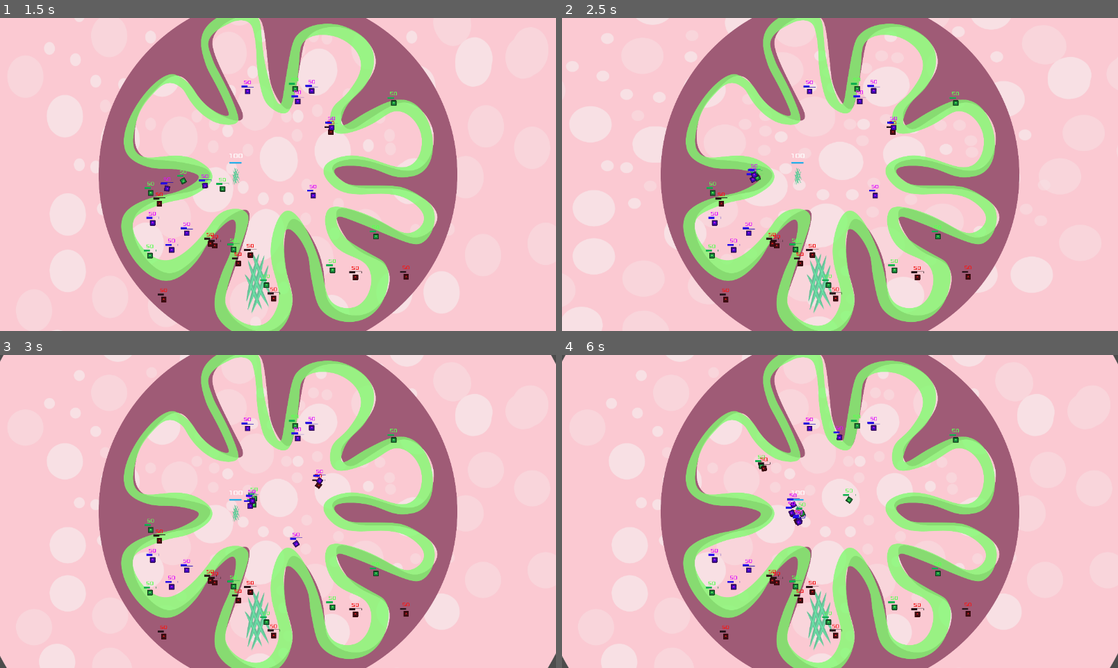
Above: before the commit, frames 1-4 (two rows, left to right).
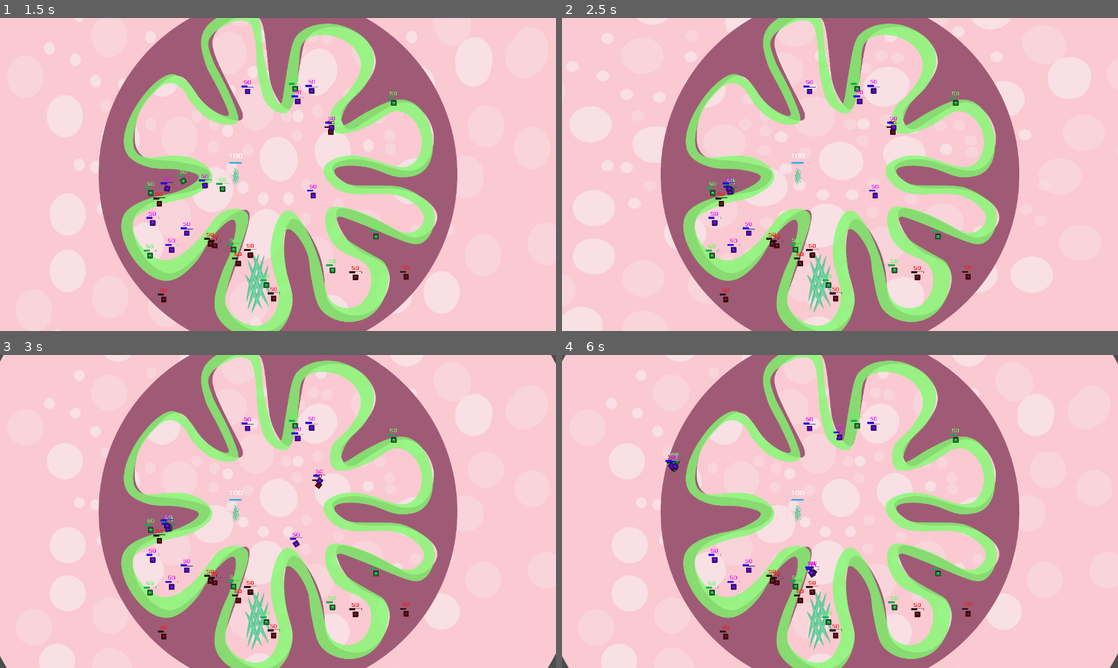
Above: after the commit, the same moments.

Repository: mihaelagrigore/Gutstuck
Game: Godot game, scene res://Sources/Levels/Level_1.tscn
Two runs of this game, one before a commit and one after it. Both use one fixed random seed, a clock stepped at 60 frames per second and the inputs below. The engine's default icon, where the game draws it, is replaced by a stand-in: a white triangle on a blue panel in a dark square.
Inputs (mouse positions are in pixels of both pictures, inside the frame that each line leads up to):
- Up to frame 1 (1.5 s): move the mouse to (400, 158) at 0.52 s; press the mouse at (400, 158) at 0.53 s; right-click (400, 158) at 0.8 s; move the mouse to (166, 190) at 1.27 s; release the mouse at (166, 190) at 1.28 s; right-click (166, 190) at 1.35 s
- Up to frame 2 (2.5 s): click (728, 190) at 1.55 s; move the mouse to (895, 105) at 2.02 s; press the mouse at (895, 105) at 2.03 s; right-click (895, 105) at 2.3 s
- Up to frame 3 (3 s): move the mouse to (250, 574) at 2.77 s; release the mouse at (250, 574) at 2.78 s; right-click (250, 574) at 2.85 s
- Up to frame 4 (6 s): click (812, 574) at 3.05 s; move the mouse to (1006, 558) at 3.52 s; press the mouse at (1006, 558) at 3.53 s; right-click (1006, 558) at 3.8 s; move the mouse to (673, 464) at 4.27 s; release the mouse at (673, 464) at 4.28 s; right-click (673, 464) at 4.35 s; click (673, 464) at 4.55 s; move the mouse to (867, 511) at 5.02 s; press the mouse at (867, 511) at 5.03 s; right-click (867, 511) at 5.3 s; move the mouse to (756, 433) at 5.77 s; release the mouse at (756, 433) at 5.78 s; right-click (756, 433) at 5.85 s

Frame 1 is identical in both runs. In frame 2, 0.2% of the frame differs, in the area x 28-37%, y 46-57%; in frame 3, 0.2%; in frame 4, 0.5%, in the area x 18-53%, y 31-72%.

Commit message:
unselect bacteria by left click.

Diff:
--- a/Gutstuck_Project/Sources/Bacteria/Bacteria.gd
+++ b/Gutstuck_Project/Sources/Bacteria/Bacteria.gd
@@ -103,6 +103,15 @@
 	#and start eating again
 	$SaturationTimer.start()
 
+func prematurely_finish_eating():
+	print("[Bacteria] abandoning food...")
+	$MealTimer.stop()
+	#it feels natural to have some inertia when we are full
+	#when the SaturationTimer is off, I can start loosing energy
+	#and start eating again
+	$EnergyLossTimer.start()
+
+
 func update_energy_bar(value: int):
 	Energy_Level_Bar.value=value
 
@@ -124,8 +133,8 @@
 		if colliding_nutrients.count(body):
 			print('[Bacteria] removing nutrient')
 			colliding_nutrients.erase(body)
-		if colliding_nutrients.empty():
-			state = STATE_CHILL #no longer under attack
+		if (state!=STATE_FULL) && colliding_nutrients.empty():
+			prematurely_finish_eating()
 
 func _on_MealTimer_timeout() -> void:
 	# we should always be in STATE_EATING when this timer goes off
--- a/Gutstuck_Project/Sources/Bacteria/Bacteria.tscn
+++ b/Gutstuck_Project/Sources/Bacteria/Bacteria.tscn
@@ -58,7 +58,7 @@
 one_shot = true
 
 [node name="EnergyLossTimer" type="Timer" parent="."]
-wait_time = 20.0
+wait_time = 10.0
 [connection signal="body_entered" from="NutrientInteraction" to="." method="_on_NutrientInteraction_body_entered"]
 [connection signal="body_exited" from="NutrientInteraction" to="." method="_on_NutrientInteraction_body_exited"]
 [connection signal="timeout" from="MealTimer" to="." method="_on_MealTimer_timeout"]
--- a/Gutstuck_Project/Sources/System/Input_Manager.gd
+++ b/Gutstuck_Project/Sources/System/Input_Manager.gd
@@ -8,6 +8,7 @@
 export (NodePath) var cameraPath
 # create ColorRect node
 var colorRect = ColorRect.new()
+var dragging = false
 
 # initialisation of initialPos (where player start clicking) and currentPos (current mouse position)
 var initialPos = Vector2(0,0)
@@ -44,6 +45,9 @@
 
 func CreateBox():
 	if(Input.is_action_just_pressed("Main_Command")):
+		if !bacterias.empty():
+			DeselectObjects()
+		print("action just pressed")
 		initialPos = get_global_mouse_position()
 		currentPos = get_global_mouse_position()
 		print(str('is_action_just_pressed: ', initialPos))
@@ -64,7 +68,7 @@
 
 
 func Action():
-	# Handling right clic (Second_Command) to send bacteria at mouse position
+	# Handling right click (Second_Command) to send bacteria at mouse position
 	if(Input.is_action_just_pressed("Second_Command")):
 		rightClicPos = Vector2(get_global_mouse_position().x,get_global_mouse_position().y)
 		SendBacterias(rightClicPos)
@@ -82,6 +86,12 @@
 			bacteria.substate_set(bacteria.STATE_SELECTED)
 			bacterias.push_back(bacteria)
 
+func DeselectObjects():
+	print(str(bacterias.size(), " bacteria"))
+	for bacteria in bacterias:
+		bacteria.substate_set(bacteria.STATE_UNSELECTED)
+	bacterias.clear()
+
 func SendBacterias(position):
 	for bacteria in bacterias:
 		print("sending bacteria to position")
